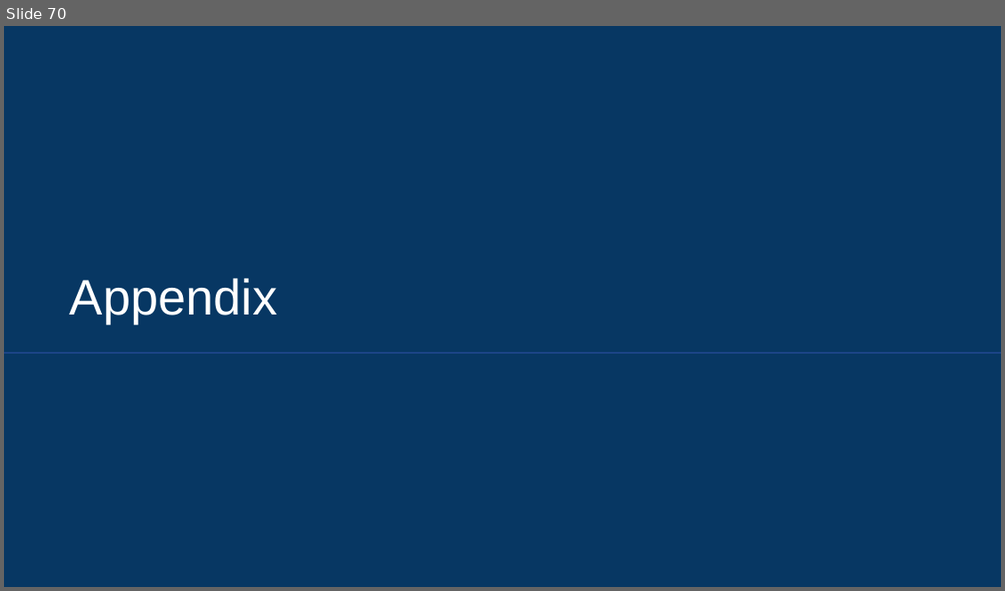
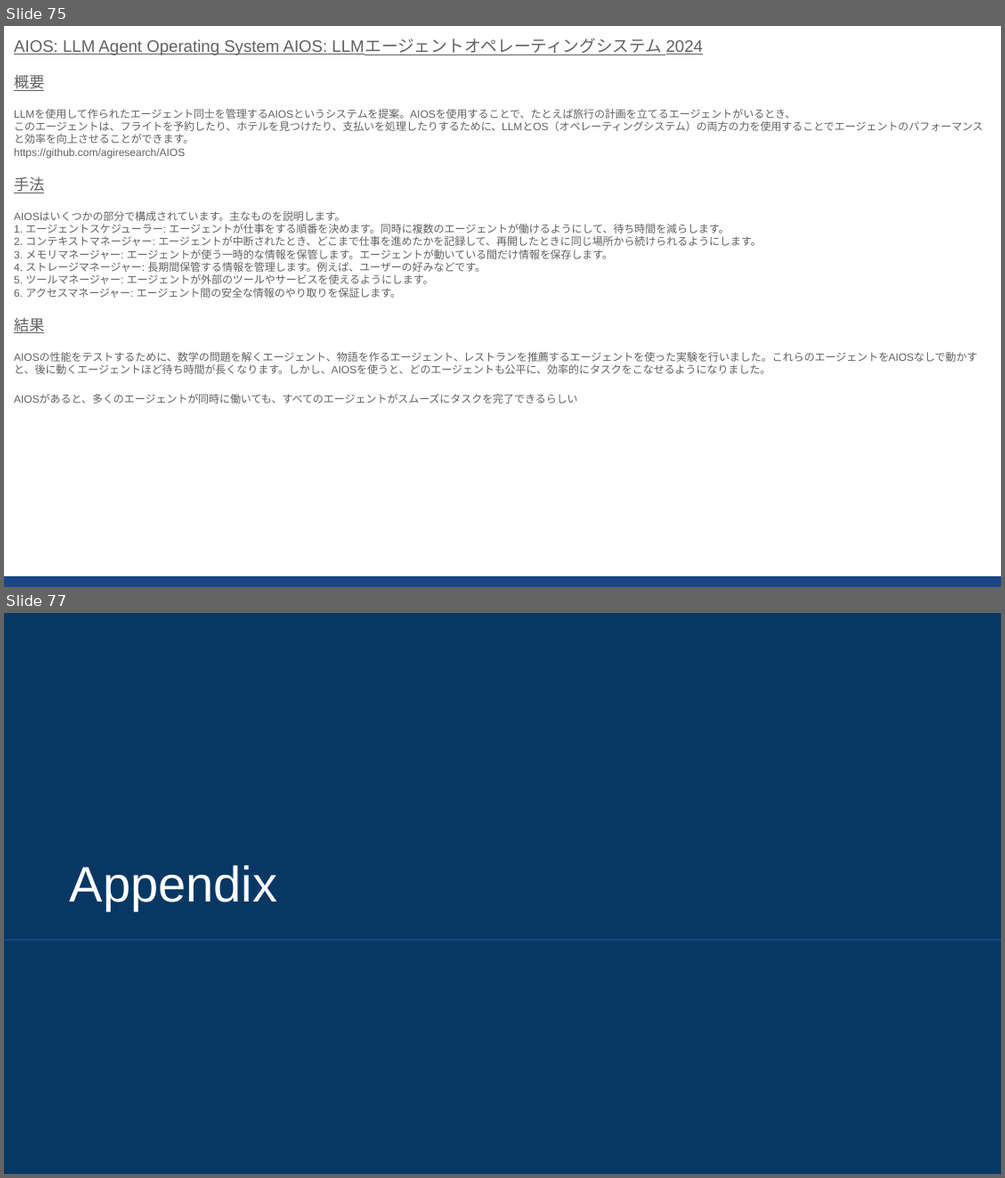
Before and after one commit to sekihan02/code_sundbox, a slide deck: 2024_LLM論文要約_3.pptx. Shown one above the other, each under a label of ours: slide 70 before the commit, slides 75 and 77 after it; the slides between them are not shown. The pictures are 1005x591 and 1005x1178 pixels, drawn with LibreOffice and Linux fonts; fonts in the diff are those of the drawing. Boxes give left, top, right and bottom in pixels: in the first picture for what was removed or moved away, otherwise in the second. Text is boxed around its words. In the diff, an @@ line names an element or a change of style, - is before the commit and + after.

```diff
--- a/2024_LLM論文要約_3.pptx
+++ b/2024_LLM論文要約_3.pptx
@@ slide 75 added at bbox=[4, 26, 1001, 587], background #FFFFFF @@
@@ text added at bbox=[14, 39, 983, 403], 7.6 pt, text #616161 @@
+AIOS: LLM Agent Operating System AIOS: LLMエージェントオペレーティングシステム 2024
+概要
+LLMを使用して作られたエージェント同士を管理するAIOSというシステムを提案。AIOSを使用することで、たとえば旅行の計画を立てるエージェントがいるとき、
+このエージェントは、フライトを予約したり、ホテルを見つけたり、支払いを処理したりするために、LLMとOS（オペレーティングシステム）の両方の力を使用することでエージェントのパフォーマンスと効率を向上させることができます。
+https://github.com/agiresearch/AIOS
+手法
+AIOSはいくつかの部分で構成されています。主なものを説明します。
+1. エージェントスケジューラー: エージェントが仕事をする順番を決めます。同時に複数のエージェントが働けるようにして、待ち時間を減らします。
+2. コンテキストマネージャー: エージェントが中断されたとき、どこまで仕事を進めたかを記録して、再開したときに同じ場所から続けられるようにします。
+3. メモリマネージャー: エージェントが使う一時的な情報を保管します。エージェントが動いている間だけ情報を保存します。
+4. ストレージマネージャー: 長期間保管する情報を管理します。例えば、ユーザーの好みなどです。
+5. ツールマネージャー: エージェントが外部のツールやサービスを使えるようにします。
+6. アクセスマネージャー: エージェント間の安全な情報のやり取りを保証します。
+結果
+AIOSの性能をテストするために、数学の問題を解くエージェント、物語を作るエージェント、レストランを推薦するエージェントを使った実験を行いました。これらのエージェントをAIOSなしで動かすと、後に動くエージェントほど待ち時間が長くなります。しかし、AIOSを使うと、どのエージェントも公平に、効率的にタスクをこなせるようになりました。
+AIOSがあると、多くのエージェントが同時に働いても、すべてのエージェントがスムーズにタスクを完了できるらしい
@@ rectangle added at bbox=[4, 576, 1001, 587], fill #1C4587 @@
@@ what was slide 70 is now slide 77 @@
```
Also in this commit, not shown: 6 other slides added, 31 other files.
